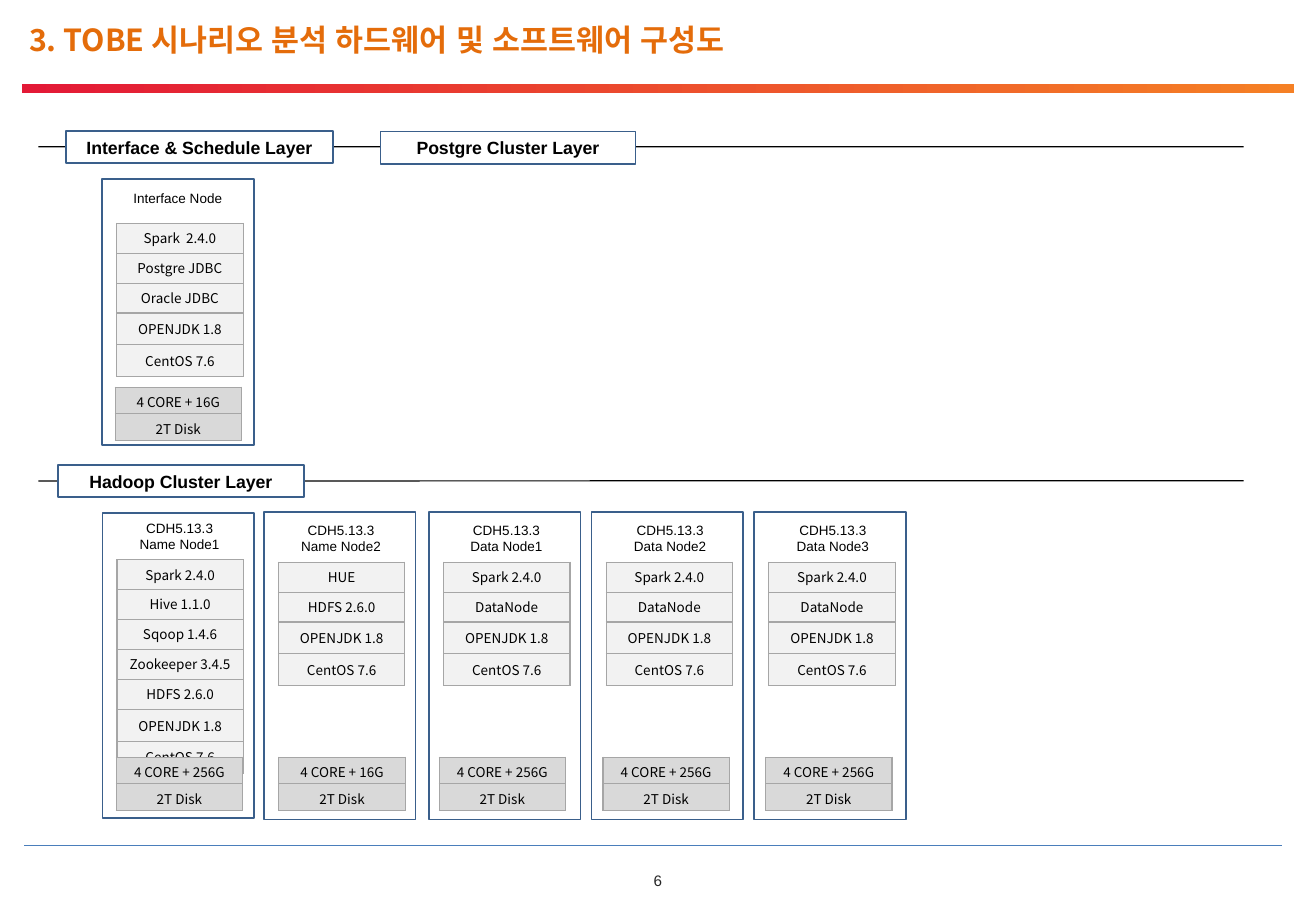
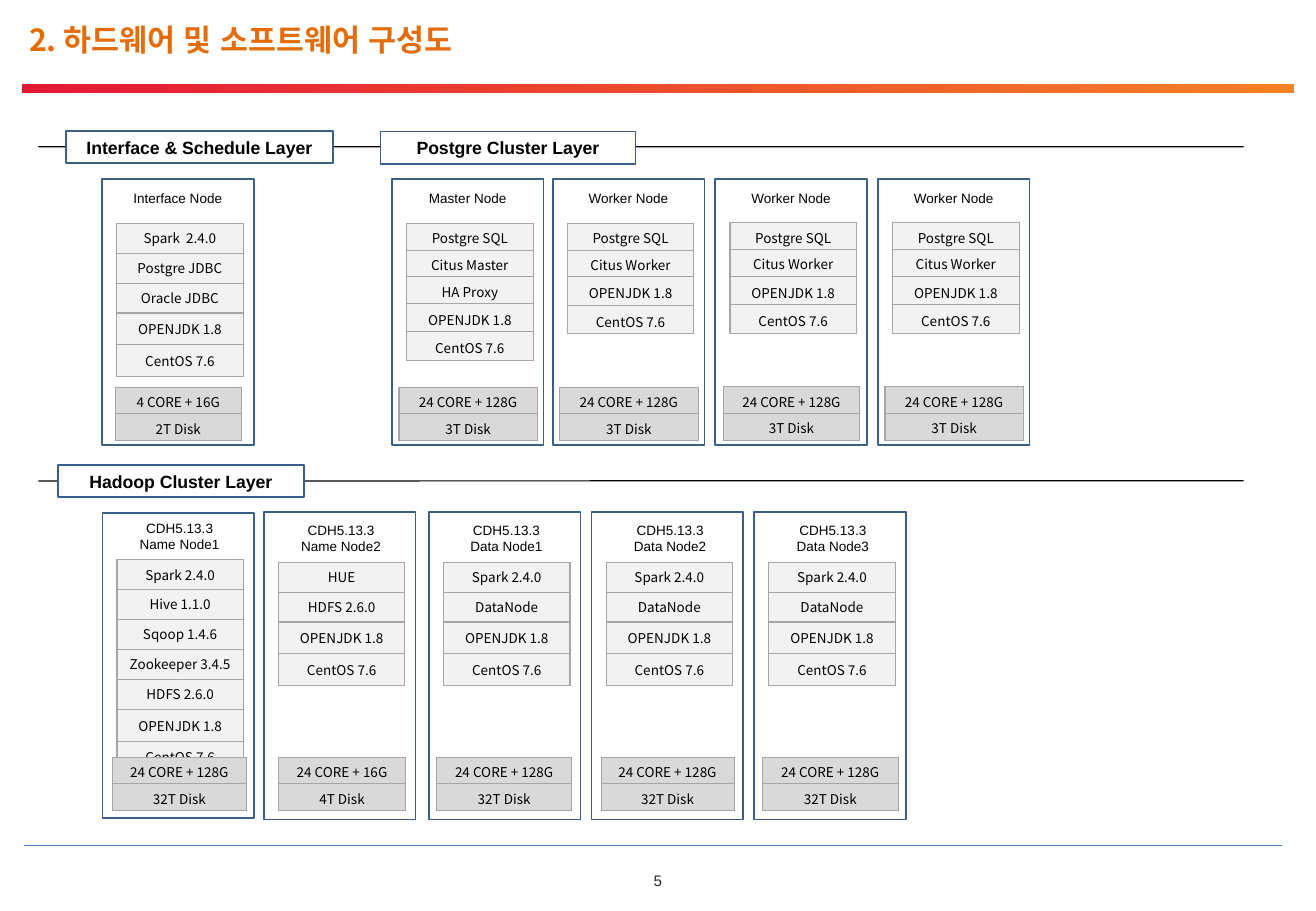
Before and after one commit to pmosoft/spark_scala, a slide deck: slide 6 of eos/02.설계/TEOSPI-아키텍처 정의서_v0.5_20190828.pptx (slide 7 before the commit). Drawn at 1316x911 pixels with LibreOffice and Linux fonts; fonts in the diff are those of the drawing; background and template pictures are left out. Boxes give left, top, right and bottom in pixels: in the first picture for what was removed or moved away, otherwise in the second. Text is boxed around its words. In the diff, an @@ line names an element or a change of style, - is before the commit and + after.

```diff
--- a/eos/02.설계/TEOSPI-아키텍처 정의서_v0.5_20190828.pptx
+++ b/eos/02.설계/TEOSPI-아키텍처 정의서_v0.5_20190828.pptx
@@ text at [29,25,453,54]: text changed @@
-3. TOBE 시나리오 분석 하드웨어 및 소프트웨어 구성도
+2. 하드웨어 및 소프트웨어 구성도
@@ rectangle added at [716,179,868,445], fill #FFFFFF, outline #3A5F8C 1 pt @@
@@ rectangle added at [879,179,1030,445], fill #FFFFFF, outline #3A5F8C 1 pt @@
@@ rectangle added at [392,180,544,446], fill #FFFFFF, outline #3A5F8C 1 pt @@
@@ text added at [429,193,506,203], 8 pt, text #000000 @@
+Master Node
@@ rectangle added at [553,180,705,446], fill #FFFFFF, outline #3A5F8C 1 pt @@
@@ text added at [589,193,668,203], 8 pt, text #000000 @@
+Worker Node
@@ text added at [751,193,830,203], 8 pt, text #000000 @@
+Worker Node
@@ text added at [914,193,993,203], 8 pt, text #000000 @@
+Worker Node
@@ table added at [407,224,533,361], 5 rows, 1 columns @@
+Postgre SQL
+Citus Master
+HA Proxy
+OPENJDK 1.8
+CentOS 7.6
@@ table added at [567,224,694,334], 4 rows, 1 columns @@
+Postgre SQL
+Citus Worker
+OPENJDK 1.8
+CentOS 7.6
@@ table added at [730,222,857,333], 4 rows, 1 columns @@
+Postgre SQL
+Citus Worker
+OPENJDK 1.8
+CentOS 7.6
@@ table added at [893,222,1020,333], 4 rows, 1 columns @@
+Postgre SQL
+Citus Worker
+OPENJDK 1.8
+CentOS 7.6
@@ table added at [399,388,537,441], 2 rows, 1 columns @@
+24 CORE + 128G
+3T Disk
@@ table added at [560,388,699,441], 2 rows, 1 columns @@
+24 CORE + 128G
+3T Disk
@@ table added at [723,386,860,440], 2 rows, 1 columns @@
+24 CORE + 128G
+3T Disk
@@ table added at [885,386,1023,440], 2 rows, 1 columns @@
+24 CORE + 128G
+3T Disk
@@ table at [112,757,247,811] @@
-row 1, column 1: 4 CORE + 256G
+row 1, column 1: 24 CORE + 128G
-row 2, column 1: 2T Disk
+row 2, column 1: 32T Disk
@@ table: place and size @@
-table at [117,757,243,811]
+table at [112,757,247,811]
@@ table at [279,757,406,811] @@
-row 1, column 1: 4 CORE + 16G
+row 1, column 1: 24 CORE + 16G
-row 2, column 1: 2T Disk
+row 2, column 1: 4T Disk
@@ table at [436,757,571,811] @@
-row 1, column 1: 4 CORE + 256G
+row 1, column 1: 24 CORE + 128G
-row 2, column 1: 2T Disk
+row 2, column 1: 32T Disk
@@ table: place and size @@
-table at [440,757,566,811]
+table at [436,757,571,811]
@@ table at [601,757,734,811] @@
-row 1, column 1: 4 CORE + 256G
+row 1, column 1: 24 CORE + 128G
-row 2, column 1: 2T Disk
+row 2, column 1: 32T Disk
@@ table: place and size @@
-table at [603,757,729,811]
+table at [601,757,734,811]
@@ table at [763,757,899,811] @@
-row 1, column 1: 4 CORE + 256G
+row 1, column 1: 24 CORE + 128G
-row 2, column 1: 2T Disk
+row 2, column 1: 32T Disk
@@ table: place and size @@
-table at [766,757,892,811]
+table at [763,757,899,811]
@@ page number at [654,875,662,886]: text changed @@
-6
+5
```
Also in this commit, not shown: 3 other slides changed, 3 slides added, 2 slides removed, 4 other files.
